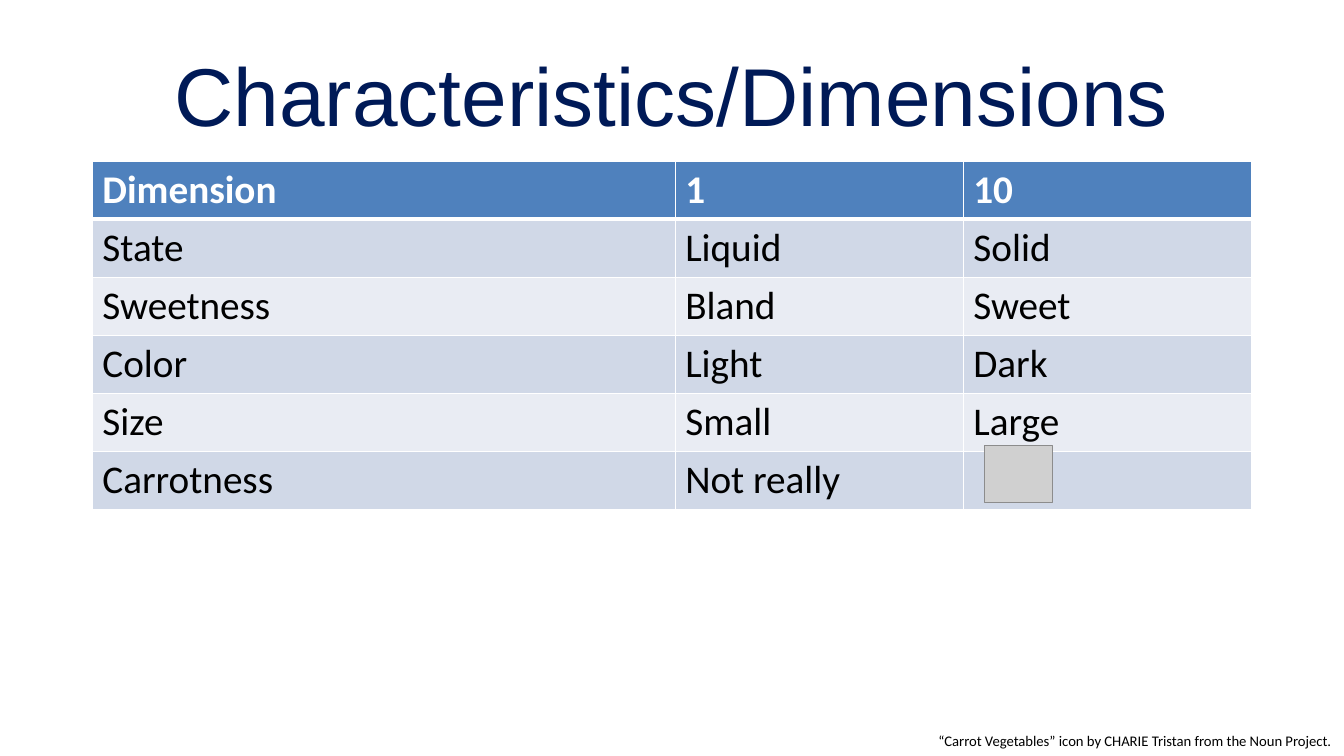
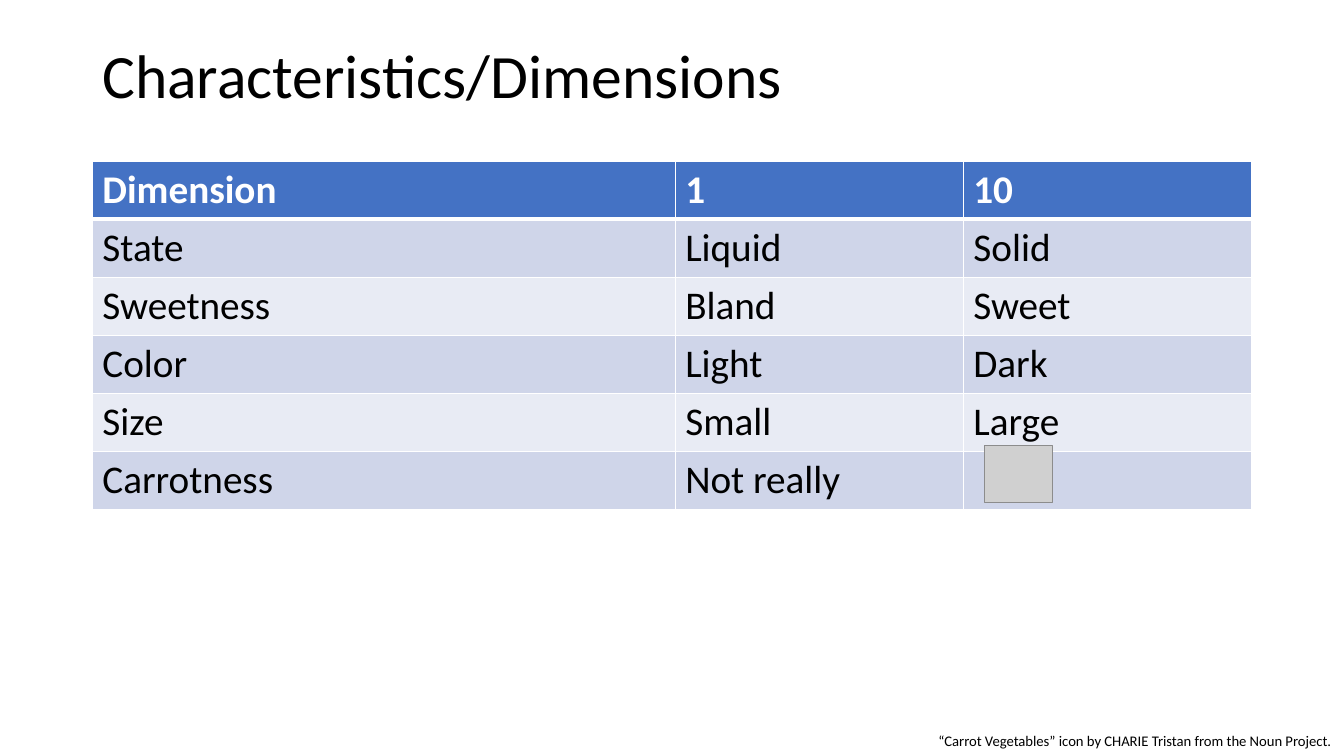
Before and after one commit to mengelhard/mmci_applied_ds, a slide deck: slide 9 of lectures/ll12.pptx (slide 10 before the commit). Drawn at 1344x756 pixels with LibreOffice and Linux fonts; fonts in the diff are those of the drawing; grey boxes stand for pictures; background and template pictures are left out. Boxes give left, top, right and bottom in pixels: in the first picture for what was removed or moved away, otherwise in the second. Text is boxed around its words. In the diff, an @@ line names an element or a change of style, - is before the commit and + after.

```diff
--- a/lectures/ll12.pptx
+++ b/lectures/ll12.pptx
@@ title "Characteristics/Dimensions" moved from (x1=174, y1=66, x2=1167, y2=127) to (x1=102, y1=55, x2=781, y2=101) @@
@@ title "Characteristics/Dimensions" at (x1=102, y1=55, x2=781, y2=101): size 58.7 to 44 pt, font Arial to Calibri, text colour #001A57 to #000000; alignment centre to left; line spacing 1 to 0.9; vertical alignment middle to top @@
@@ table at (x1=93, y1=161, x2=1252, y2=504) @@
@@ fill #4F81BD to #4472C4 in row 1 @@
@@ fill #D0D8E8 to #CFD5EA in 9 cells @@
@@ fill #E9EDF4 to #E9EBF5 in 6 cells @@
```
Also in this commit, not shown: 66 other slides changed, 3 slides added, 5 slides removed, 4 other files.
